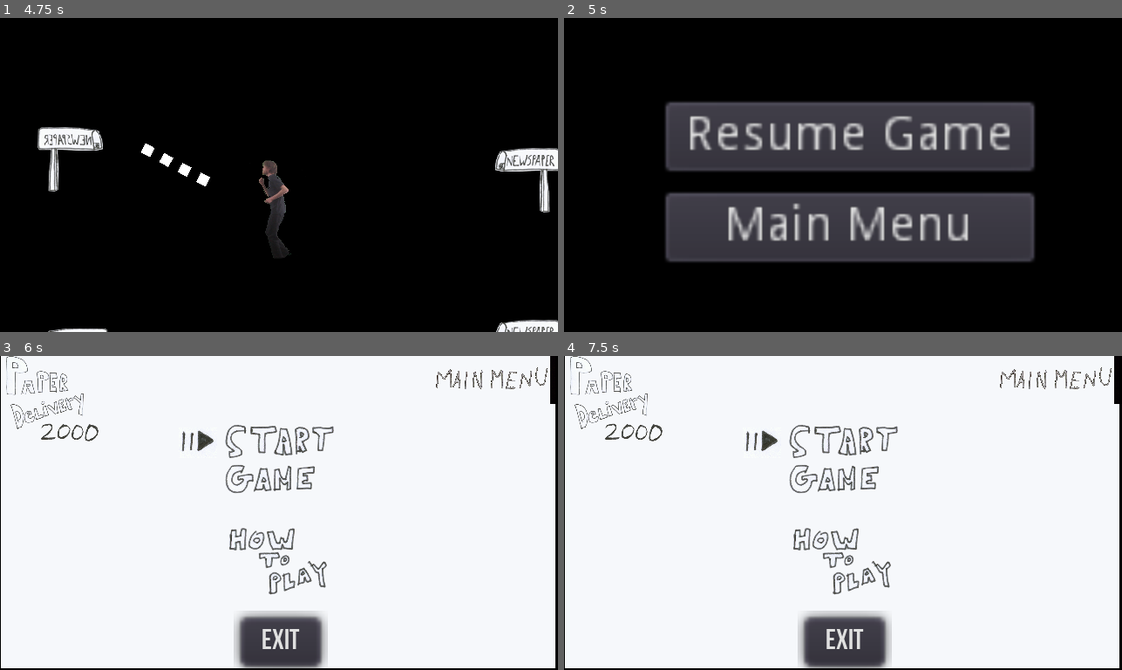
Above: before the commit, frames 1-4 (two rows, left to right).
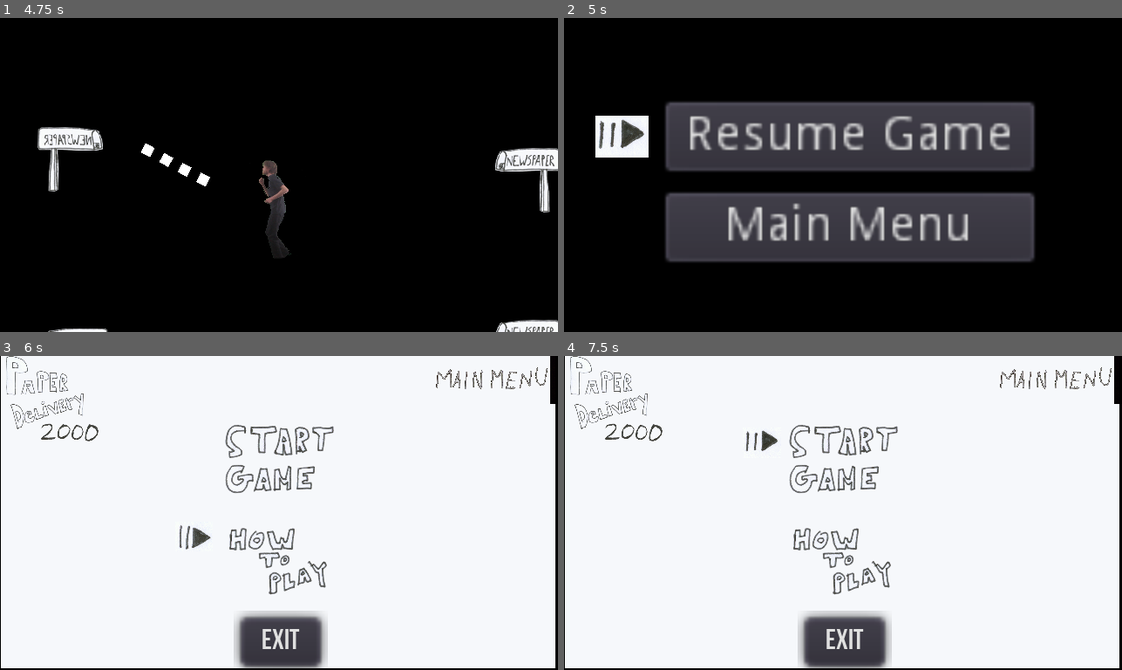
Above: after the commit, the same moments.

Repository: granumignis/PaperDelivery2000
Game: Godot game, scene res://UI/TitleScreen.tscn
Two runs of this game, one before a commit and one after it. Both use one fixed random seed, a clock stepped at 60 frames per second and the inputs below.
Inputs (mouse positions are in pixels of both pictures, inside the frame that each line leads up to):
- Up to frame 1 (4.75 s): tap Enter (Menu_ChooseOption) at 0.5, 2, 3.5, 4.15 s; move the mouse to (401, 159) at 0.52 s; hold Right (ui_right) 0.53-1.28 s; tap Space at 1.25, 2.75 s; move the mouse to (167, 190) at 1.27 s; hold Down (ui_down) 1.28-2.03 s; move the mouse to (334, 105) at 2.02 s; hold Right (ui_right) 2.03-2.78 s; move the mouse to (251, 237) at 2.77 s; hold Up (ui_up) 2.78-3.53 s; move the mouse to (446, 222) at 3.52 s; hold Left (ui_left) from 3.53 s (still down); move the mouse to (111, 127) at 4.27 s
- Up to frame 2 (5 s): keep holding Left (ui_left); tap Escape (pause) at 4.9 s
- Up to frame 3 (6 s): release Left (ui_left) at 5 s; click "Main Menu" at 5 s; tap Space at 5.75 s; move the mouse to (306, 513) at 5.77 s; hold Down (ui_down) from 5.78 s (still down)
- Up to frame 4 (7.5 s): move the mouse to (759, 434) at 6.52 s; release Down (ui_down) at 6.53 s; hold Right (ui_right) 6.53-7.28 s; move the mouse to (965, 497) at 7.27 s; hold Up (ui_up) from 7.28 s (still down)

Frame 1 is identical in both runs. In frame 2, 1.3% of the frame differs, in the area x 5-16%, y 31-45%; in frame 3, 0.4%; in frame 4, nothing differs.

Commit message:
Presssing ESC or Start now takes you to a pause menu

Diff:
--- a/UI/PauseMenu.gd
+++ b/UI/PauseMenu.gd
@@ -1,6 +1,16 @@
 extends ColorRect
 
+var selectedMenuItem = 0
+var minMenuItem = 0
+var maxMenuItem = 1
+
+onready var selecter_MainMenu = $MenuSelecter_MainMenu
+onready var selecter_ResumeGame = $MenuSelecter_ResumeGame
+
 var paused = false setget set_paused
+
+func _ready():
+	highlightMenuItem(selectedMenuItem)
 
 func set_paused(value):
 	paused = value
@@ -11,8 +21,36 @@
 	if Input.is_action_just_pressed("pause"):
 		self.paused = !paused
 
+	if Input.is_action_just_pressed("ui_up"):
+		if selectedMenuItem != minMenuItem:
+			selectedMenuItem -= 1
+			print(str(selectedMenuItem))
+			highlightMenuItem(selectedMenuItem)
+	if Input.is_action_just_pressed("ui_down"):
+		if selectedMenuItem != maxMenuItem:
+			selectedMenuItem += 1
+			print(str(selectedMenuItem))
+			highlightMenuItem(selectedMenuItem)
+	if Input.is_action_just_pressed("Menu_ChooseOption"):
+		if selectedMenuItem == 0:
+			_on_ResumeButton_pressed()
+		if selectedMenuItem == 1:
+			_on_MainMenuButton_pressed()
+
+
 func _on_ResumeButton_pressed():
 	self.paused = false
 
 func _on_MainMenuButton_pressed():
+	self.paused = false
 	get_tree().change_scene("res://UI/MainMenu.tscn")
+
+
+func highlightMenuItem(selectedMenuItem):
+	match selectedMenuItem:
+		0:
+			selecter_MainMenu.visible = false
+			selecter_ResumeGame.visible = true
+		1:
+			selecter_MainMenu.visible = true
+			selecter_ResumeGame.visible = false
--- a/UI/PauseMenu.tscn
+++ b/UI/PauseMenu.tscn
@@ -1,6 +1,7 @@
-[gd_scene load_steps=2 format=2]
+[gd_scene load_steps=3 format=2]
 
 [ext_resource path="res://UI/PauseMenu.gd" type="Script" id=1]
+[ext_resource path="res://Art/Game-Resolution/MenuSelecter_StartGame.png" type="Texture" id=2]
 
 [node name="PauseMenu" type="ColorRect"]
 pause_mode = 2
@@ -31,5 +32,15 @@
 __meta__ = {
 "_edit_use_anchors_": false
 }
+
+[node name="MenuSelecter_ResumeGame" type="Sprite" parent="."]
+position = Vector2( 16.617, 33.9411 )
+scale = Vector2( 0.116117, 0.116117 )
+texture = ExtResource( 2 )
+
+[node name="MenuSelecter_MainMenu" type="Sprite" parent="."]
+position = Vector2( 16.9706, 61.1647 )
+scale = Vector2( 0.116117, 0.116117 )
+texture = ExtResource( 2 )
 [connection signal="pressed" from="ResumeButton" to="." method="_on_ResumeButton_pressed"]
 [connection signal="pressed" from="MainMenuButton" to="." method="_on_MainMenuButton_pressed"]
--- a/project.godot
+++ b/project.godot
@@ -28,7 +28,6 @@
 
 window/size/width=160
 window/size/height=90
-window/size/fullscreen=true
 window/size/test_width=1280
 window/size/test_height=720
 window/stretch/mode="2d"
Not shown, changed: Errata/playtest-results-07-20-2020.txt
